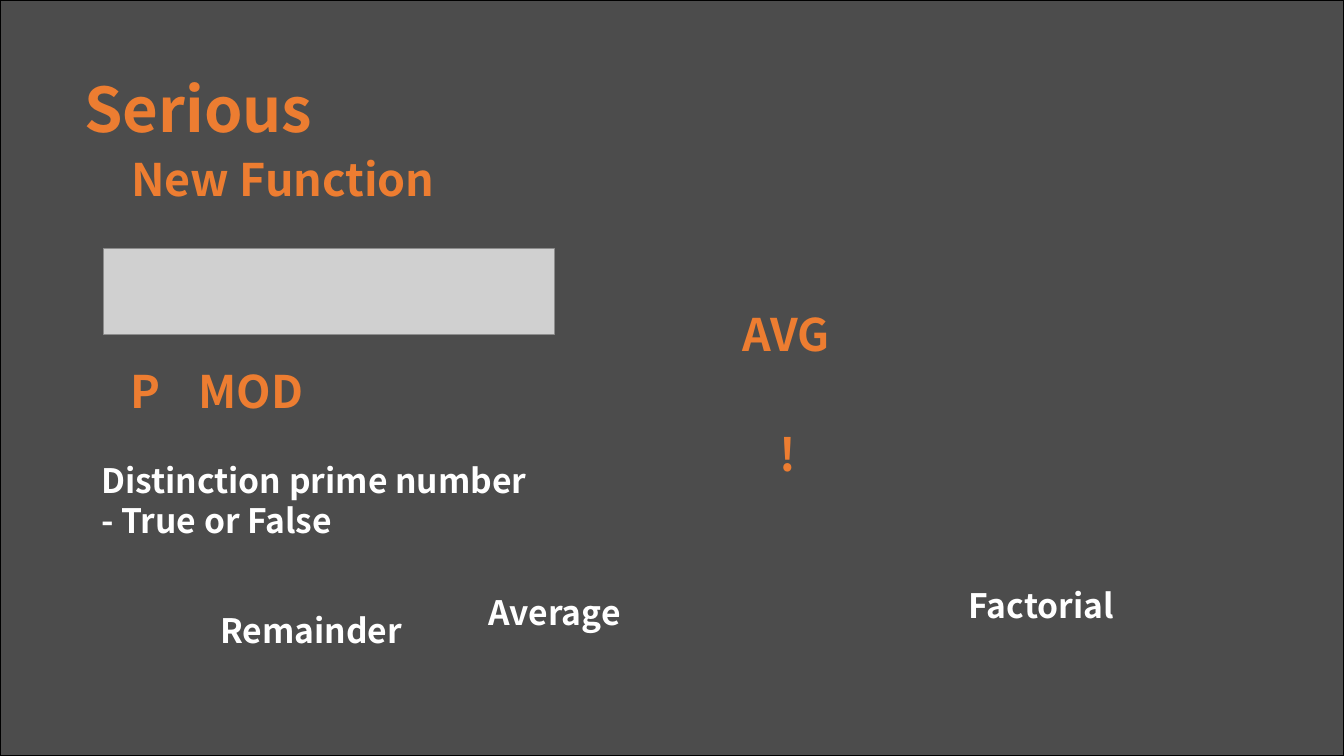
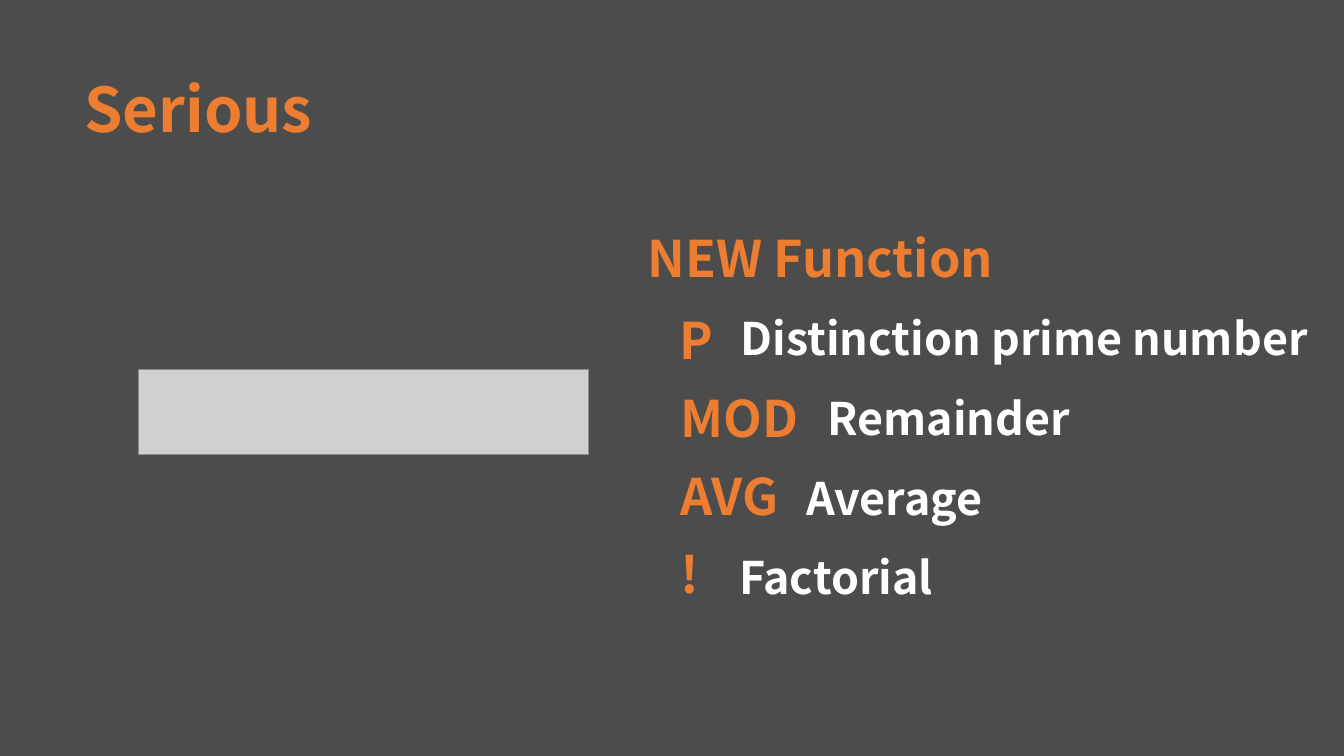
Before and after one commit to hbseo/desktop_calculator, a slide deck: slide 6 of simpsons.pptx. Drawn at 1344x756 pixels with LibreOffice and Linux fonts; fonts in the diff are those of the drawing; grey boxes stand for pictures. Boxes give left, top, right and bottom in pixels: in the first picture for what was removed or moved away, otherwise in the second. Text is boxed around its words. In the diff, an @@ line names an element or a change of style, - is before the commit and + after.

```diff
--- a/simpsons.pptx
+++ b/simpsons.pptx
@@ background #FFFFFF to #4C4C4C @@
@@ rectangle removed at (0,0,1344,756) @@
@@ text at (648,236,993,278): text changed; size 32 to 36 pt @@
-New Function
+NEW Function
@@ text "P": place and size @@
-text "P" at (130,375,160,408)
+text "P" at (679,321,713,359)
@@ size 24 to 32 pt in 4 elements at (739,557,933,595), (828,398,1071,436), (806,482,982,526), (741,318,1308,365) @@
@@ text "Distinction prime number": place and size @@
-text "Distinction prime number" at (101,466,526,534)
+text "Distinction prime number" at (741,318,1308,365)
@@ picture: place and size @@
-picture at (104,249,555,335)
+picture at (138,370,589,456)
@@ text "MOD": place and size @@
-text "MOD" at (199,374,304,409)
+text "MOD" at (680,399,798,438)
@@ text "Remainder": place and size @@
-text "Remainder" at (220,616,402,644)
+text "Remainder" at (828,398,1071,436)
@@ text "AVG": place and size @@
-text "AVG" at (742,317,829,352)
+text "AVG" at (680,477,778,516)
@@ text "Average": place and size @@
-text "Average" at (489,600,621,633)
+text "Average" at (806,482,982,526)
@@ text at (121,498,332,534): paragraph removed @@
-- True or False
@@ size 32 to 36 pt in 4 elements at (679,321,713,359), (680,399,798,438), (680,477,778,516), (670,538,708,610) @@
@@ text "!": place and size @@
-text "!" at (769,422,844,487)
+text "!" at (670,538,708,610)
@@ text "Factorial": place and size @@
-text "Factorial" at (969,591,1114,619)
+text "Factorial" at (739,557,933,595)
```
Also in this commit, not shown: 11 other slides changed, 1 slide added, 1 slide removed.
